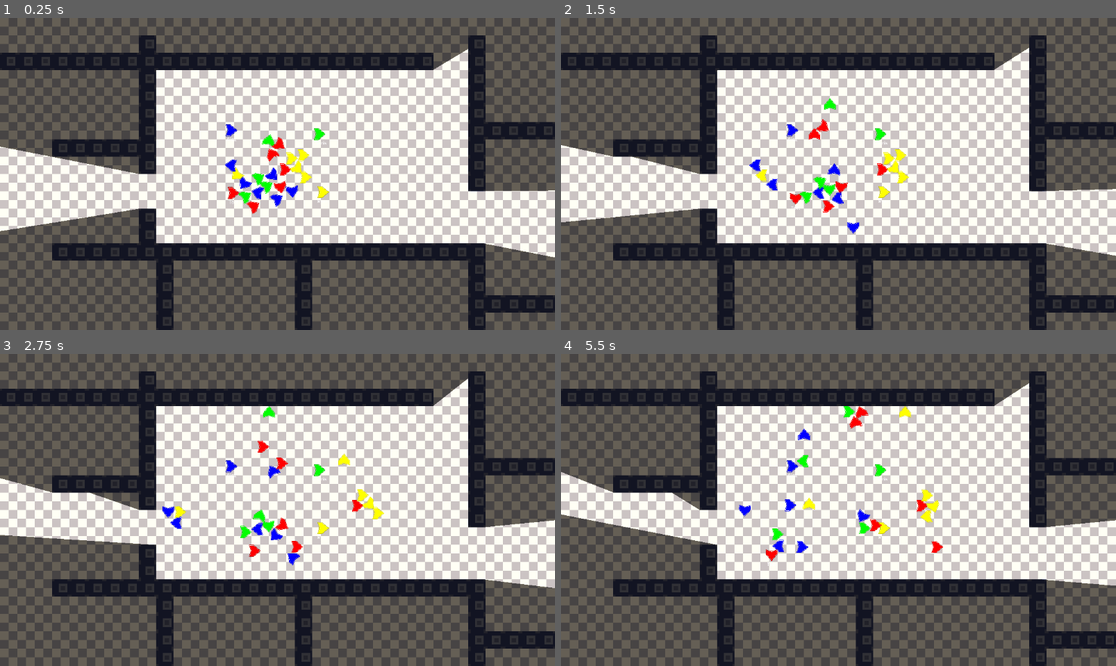
Above: before the commit, frames 1-4 (two rows, left to right).
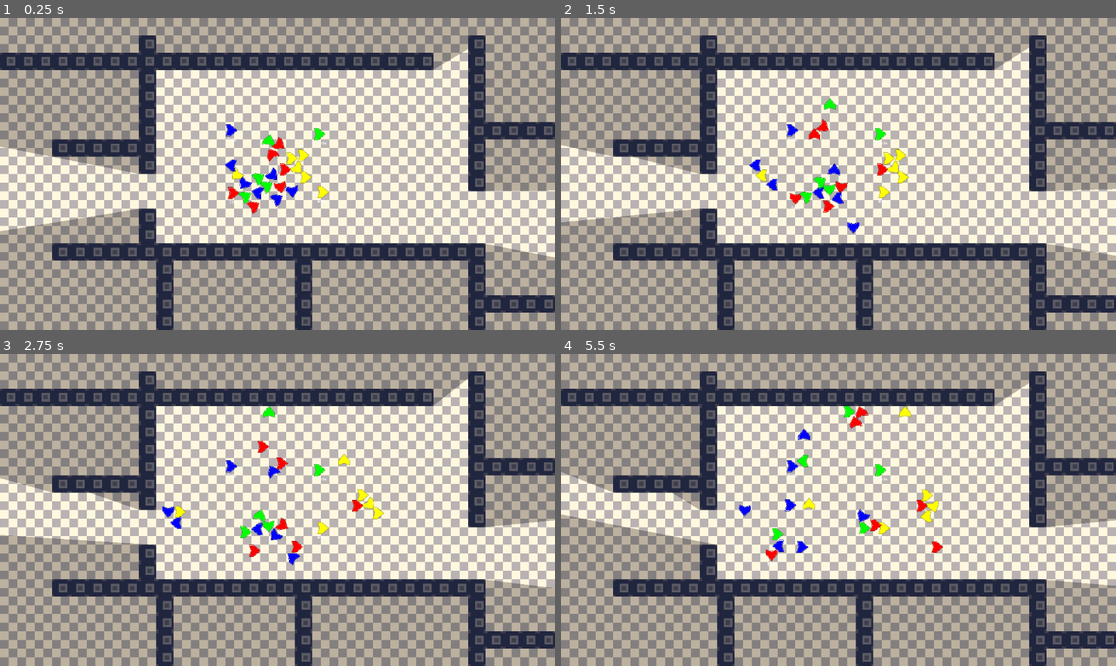
Above: after the commit, the same moments.

Repository: jaTott/bushwhack
Game: Godot game, scene res://scenes/game.tscn
Two runs of this game, one before a commit and one after it. Both use one fixed random seed, a clock stepped at 60 frames per second and the inputs below.
Inputs:
- Up to frame 1 (0.25 s): no input
- Up to frame 2 (1.5 s): hold Right (ui_right) 0.53-1.28 s; hold Down (ui_down) from 1.28 s (still down)
- Up to frame 3 (2.75 s): release Down (ui_down) at 2.03 s; hold Right (ui_right) from 2.03 s (still down)
- Up to frame 4 (5.5 s): release Right (ui_right) at 2.78 s; hold Up (ui_up) 2.78-3.53 s; hold Left (ui_left) 3.53-5.03 s; hold Down (ui_down) from 5.03 s (still down)

The runs differ from the first frame. In frame 1, 61% of the frame differs, in the area x 0-100%, y 0-100%; in frame 2, 61%; in frame 3, 62%; in frame 4, 62%.

Commit message:
Tweaked visibility values

Diff:
--- a/scenes/game.tscn
+++ b/scenes/game.tscn
@@ -135,4 +135,3 @@
 tile_set = SubResource("TileSet_p57ef")
 
 [node name="CanvasModulate" type="CanvasModulate" parent="."]
-color = Color(0.537011, 0.537011, 0.537011, 1)
--- a/scenes/player.tscn
+++ b/scenes/player.tscn
@@ -1,10 +1,16 @@
-[gd_scene load_steps=6 format=3 uid="uid://cgam0jfe3d6nt"]
+[gd_scene load_steps=8 format=3 uid="uid://cgam0jfe3d6nt"]
 
 [ext_resource type="Texture2D" uid="uid://deh170rgg303m" path="res://assets/playerIcon.png" id="1_3vyb7"]
 [ext_resource type="Script" uid="uid://dap3sib5puu48" path="res://scripts/player.gd" id="1_g2els"]
 
+[sub_resource type="CanvasItemMaterial" id="CanvasItemMaterial_g2els"]
+light_mode = 2
+
 [sub_resource type="CircleShape2D" id="CircleShape2D_g2els"]
 radius = 15.0
+
+[sub_resource type="CanvasItemMaterial" id="CanvasItemMaterial_qhqgy"]
+light_mode = 2
 
 [sub_resource type="Gradient" id="Gradient_g2els"]
 offsets = PackedFloat32Array(0.675768, 0.682594)
@@ -20,6 +26,7 @@
 script = ExtResource("1_g2els")
 
 [node name="Sprite2D" type="Sprite2D" parent="."]
+material = SubResource("CanvasItemMaterial_g2els")
 position = Vector2(0, -1.78814e-07)
 scale = Vector2(0.09375, 0.09375)
 texture = ExtResource("1_3vyb7")
@@ -28,6 +35,7 @@
 shape = SubResource("CircleShape2D_g2els")
 
 [node name="Label" type="Label" parent="."]
+material = SubResource("CanvasItemMaterial_qhqgy")
 offset_left = -40.0
 offset_top = 19.0
 offset_right = 40.0
@@ -38,5 +46,6 @@
 
 [node name="PointLight2D" type="PointLight2D" parent="."]
 scale = Vector2(219.969, 142.75)
+energy = 0.4
 shadow_enabled = true
 texture = SubResource("GradientTexture2D_qhqgy")
